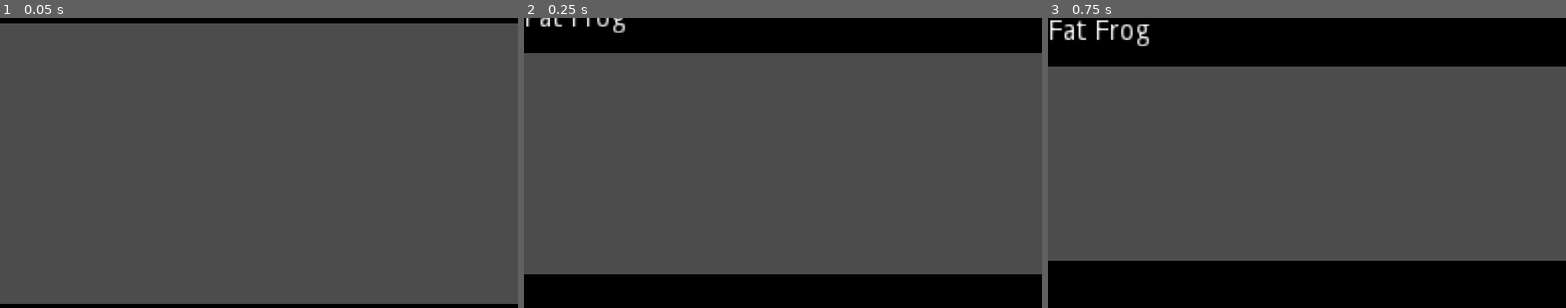
Above: before the commit, frames 1-3 (left to right).
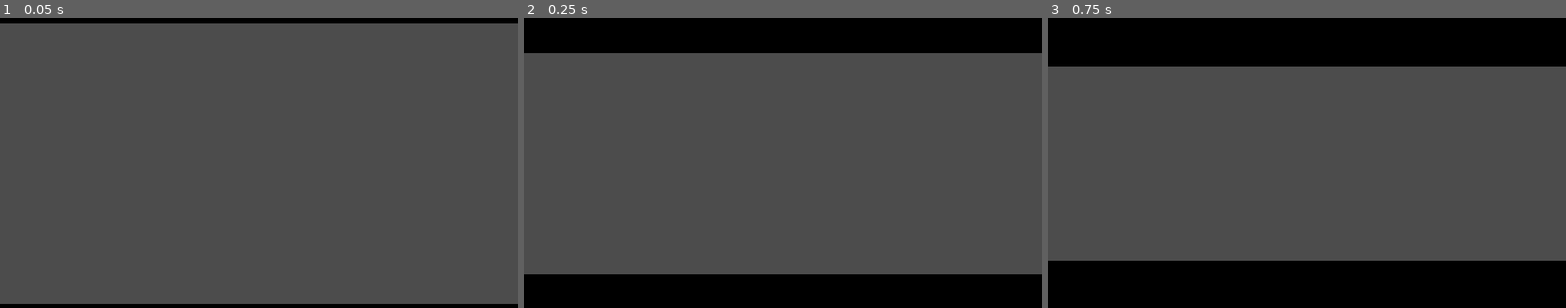
Above: after the commit, the same moments.

Repository: Fenteale/Bronze
Game: Godot game, scene res://dialog.tscn
Two runs of this game, one before a commit and one after it. Both use one fixed random seed, a clock stepped at 60 frames per second and the inputs below. This scene is started directly instead of the project's main scene.
Inputs:
- Up to frame 1 (0.05 s): no input
- Up to frame 2 (0.25 s): no input
- Up to frame 3 (0.75 s): tap Enter (ui_accept) at 0.5, 0.6 s; hold Right (ui_right) from 0.53 s (still down)

Frame 1 is identical in both runs. In frame 2, 0.3% of the frame differs, in the area x 0-20%, y 0-6%; in frame 3, 0.6%, in the area x 0-20%, y 0-10%.
Error after the commit: Invalid operands 'int' and 'Nil' in operator '<'. (res://dialog.gd:50)

Commit message:
Added zooming when in dialog.  Made text scroll onto the dialog box.

Diff:
--- a/World.tscn
+++ b/World.tscn
@@ -112,6 +112,8 @@
 drag_margin_left = 0.1
 drag_margin_right = 0.1
 
+[node name="ZoomTween" type="Tween" parent="KinematicBody2D/Camera2D"]
+
 [node name="Control" type="Control" parent="."]
 margin_right = 40.0
 margin_bottom = 40.0
--- a/dialog.gd
+++ b/dialog.gd
@@ -6,18 +6,25 @@
 const BOXHEIGHT = 24
 const POPUPSPEED = 200
 const GOAWAYSPEED = 400
+const TEXTSCROLLSPEED = 0.1
+const CURSORBLINKSPEED = 0.8
 
 onready var topBox = get_node("topBar")
 onready var botBox = get_node("botBar")
+onready var textObject = get_node("topBar/RichTextLabel")
 var boxSet = false #This is true if the top and bottom boxes are finished moving
 var die = false #This is true if the player has existed dialog mode and the dialog scene will be deleted
 var elTime = 0
+var elTimeText = 0
 var origPosTop
 var origPosBot
+
+var originalLength
 # Called when the node enters the scene tree for the first time.
 func _ready():
 	origPosTop = topBox.position
 	origPosBot = botBox.position
+	textObject.visible_characters = 0
 	print_debug("Ok, text dialog is spawned")
 	#Set visible characters to 0
 
@@ -40,6 +47,21 @@
 		if elTime == 90:
 			queue_free()
 	if boxSet:
+		if textObject.visible_characters < originalLength:
+			if elTimeText >= TEXTSCROLLSPEED:
+				textObject.visible_characters = textObject.visible_characters + 1
+				elTimeText = 0;
+			else:
+				elTimeText += delta
+		else:
+			if elTimeText >= CURSORBLINKSPEED:
+				if textObject.visible_characters <= originalLength:
+					textObject.visible_characters = textObject.visible_characters + 1
+				else:
+					textObject.visible_characters = textObject.visible_characters - 1
+				elTimeText = 0
+			else:
+				elTimeText += delta
 		# Put in here function that increases the ammount of VisibleCharacters
 		# on the text every X ammount of time, until it reaches max length.
 		pass
@@ -50,7 +72,8 @@
 	#Eg: diagToShow[1] = "This is a really long sentence." <- This will be shown on the first screen
 	# diagToShow[2] = "This is the last sentence I have to say." <- This will be shown on the second screen.
 	var rtl = get_node("topBar/RichTextLabel")
-	rtl.text = diagToShow
+	originalLength = diagToShow.length()
+	rtl.text = diagToShow + ":" # supposed to be: + "█" but that doesnt work with this text.
 
 func textNext():
 	#Eventually, this should decide to display the
--- a/player.gd
+++ b/player.gd
@@ -14,6 +14,8 @@
 }
 
 const SPEED = 48
+const ZOOM_AMT = 0.6	#How much to zoom in
+const ZOOM_DUR = 0.7		#How long it takes for it to finish zooming.
 
 var inDialog = false
 
@@ -21,6 +23,9 @@
 var diag
 var diagText = ""
 var npcsInRange = 0
+
+onready var ZoomTween = get_node("Camera2D/ZoomTween")
+onready var PlayerCamera = get_node("Camera2D")
 
 func _physics_process(delta):
 
@@ -88,6 +93,8 @@
 func dealWithDialog():
 	if Input.is_action_just_pressed("ui_accept"):
 		if not inDialog:
+			ZoomTween.interpolate_property(PlayerCamera, "zoom", PlayerCamera.zoom, Vector2(ZOOM_AMT, ZOOM_AMT), ZOOM_DUR, Tween.TRANS_SINE, Tween.EASE_OUT)
+			ZoomTween.start()
 			var scene = load("res://dialog.tscn")
 			diag = scene.instance()
 			#next line, we should set the text to the text associated with
@@ -97,4 +104,6 @@
 			inDialog = true
 		else:
 			if diag.textNext():
+				ZoomTween.interpolate_property(PlayerCamera, "zoom", PlayerCamera.zoom, Vector2(1, 1), ZOOM_DUR, Tween.TRANS_SINE, Tween.EASE_OUT)
+				ZoomTween.start()
 				inDialog = false
